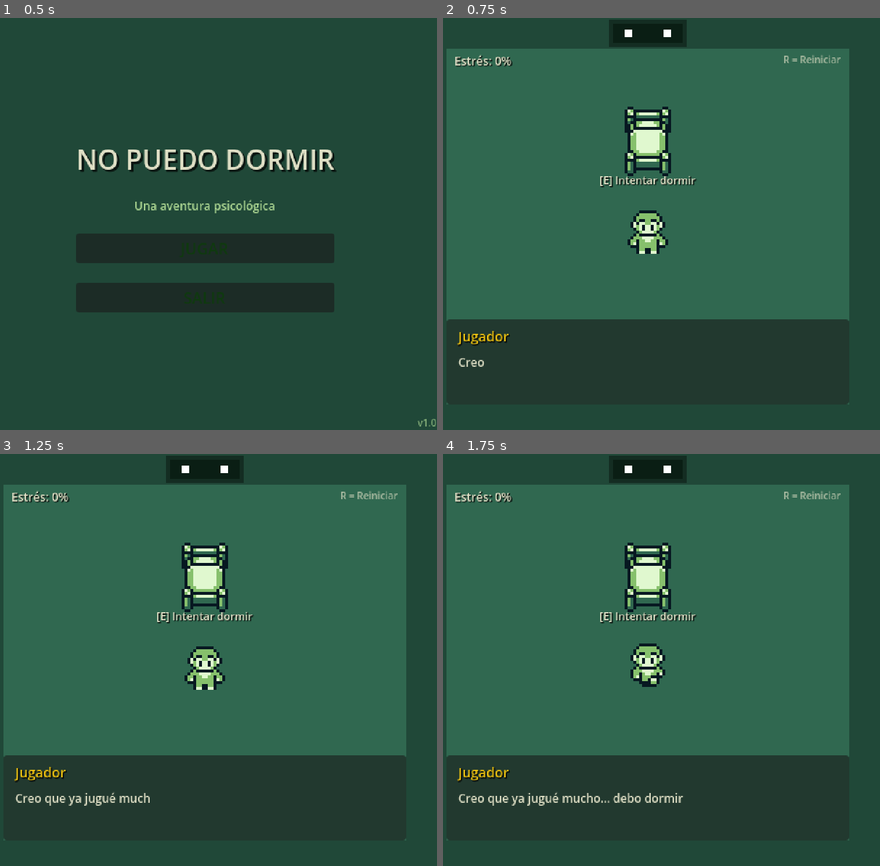
Above: before the commit, frames 1-4 (two rows, left to right).
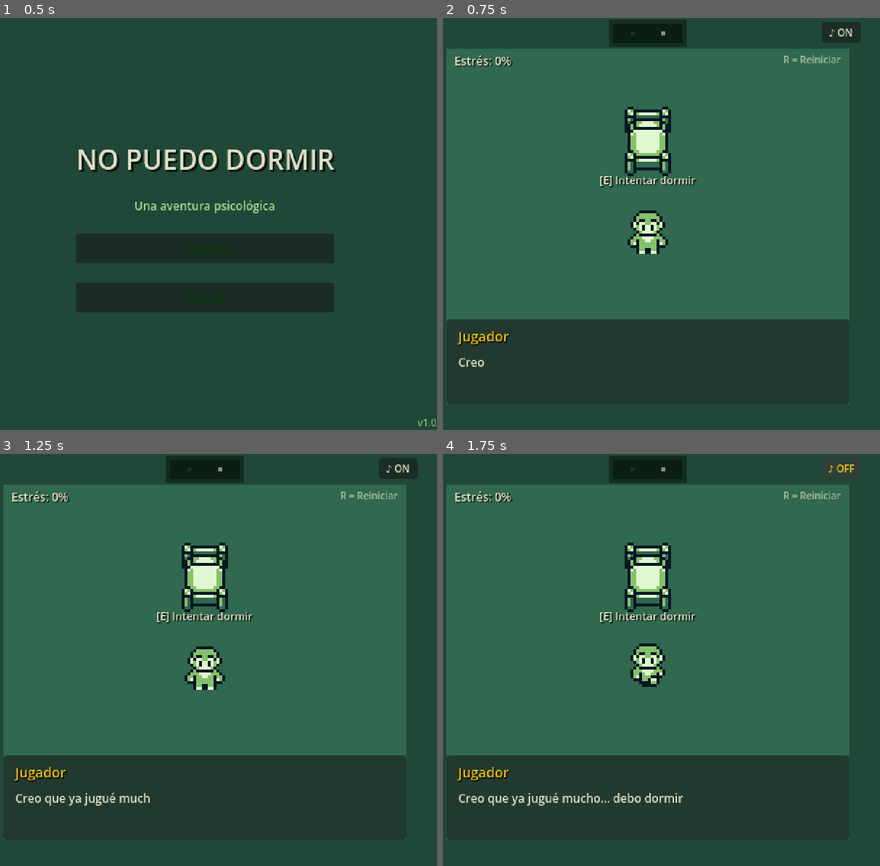
Above: after the commit, the same moments.

Repository: miguelFernandez98/bedroom-game
Game: Godot game, scene res://scenes/main_menu.tscn
The game is run twice, just before and just after one commit, with the same random seed, the same clock (stepped at 60 frames per second) and the same inputs.
Inputs (mouse positions are in pixels of both pictures, inside the frame that each line leads up to):
- Up to frame 1 (0.5 s): no input
- Up to frame 2 (0.75 s): click "JUGAR" at 0.5 s
- Up to frame 3 (1.25 s): no input
- Up to frame 4 (1.75 s): click (840, 470) at 1.25 s, where only the run after the commit has a clickable "♪ ON"

Frame 1 is identical in both runs. In frame 2, 0.5% of the frame differs, in the area x 41-96%, y 0-7%; in frame 3, 0.5%; in frame 4, 0.1%.

Commit message:
feat: audio system, window stars, forced snake, smaller eyes
- AudioManager: music loop at 50% volume with mute button
- Bed reacts angrily if you try to mute during punishment
- Punishment volume increase during snake minigame
- Window shows twinkling stars/dots until first snake game
- Window eyes much smaller (4x4px instead of 8x8px)
- Bed forces snake if player answers 2+ questions perfectly
- Only the Easter egg (throw bed through window) allows winning first try
- Player sprite override system for special scenes
- first_snake_completed tracked in GameManager

Diff:
--- a/scenes/game_room.tscn
+++ b/scenes/game_room.tscn
@@ -8,6 +8,7 @@
 [ext_resource type="SpriteFrames" path="res://assets/sprites/player.tres" id="6"]
 [ext_resource type="Texture2D" path="res://assets/sprites/player.png" id="7"]
 [ext_resource type="Script" path="res://scripts/window.gd" id="8"]
+[ext_resource type="Script" path="res://scripts/audio_manager.gd" id="9"]
 
 [sub_resource type="AtlasTexture" id="bed_closed"]
 atlas = ExtResource("7")
@@ -87,17 +88,17 @@
 color = Color(0.039, 0.118, 0.078, 1)
 
 [node name="EyeLeft" type="ColorRect" parent="Window"]
-offset_left = -24.0
-offset_top = -4.0
-offset_right = -16.0
-offset_bottom = 4.0
+offset_left = -18.0
+offset_top = -2.0
+offset_right = -14.0
+offset_bottom = 2.0
 color = Color(1, 1, 1, 1)
 
 [node name="EyeRight" type="ColorRect" parent="Window"]
-offset_left = 16.0
-offset_top = -4.0
-offset_right = 24.0
-offset_bottom = 4.0
+offset_left = 14.0
+offset_top = -2.0
+offset_right = 18.0
+offset_bottom = 2.0
 color = Color(1, 1, 1, 1)
 
 [node name="WindowTimer" type="Timer" parent="Window"]
@@ -206,8 +207,24 @@
 text = "R = Reiniciar"
 horizontal_alignment = 2
 
+[node name="MuteButton" type="Button" parent="HUD"]
+offset_left = 420.0
+offset_top = 4.0
+offset_right = 460.0
+offset_bottom = 20.0
+theme_override_font_sizes/font_size = 10
+theme_override_colors/font_color = Color(0.878, 0.878, 0.776, 1)
+theme_override_colors/font_hover_color = Color(0.945, 0.769, 0.059, 1)
+text = "♪ ON"
+
+[node name="BackgroundMusic" type="AudioStreamPlayer" parent="."]
+bus = "Master"
+
 [node name="SnakeMinigame" parent="." instance=ExtResource("5")]
 
+[node name="AudioManager" type="Node" parent="."]
+script = ExtResource("9")
+
 [node name="DialogueBox" parent="." instance=ExtResource("4")]
 
 [connection signal="timeout" from="Window/WindowTimer" to="Window" method="_on_timer_timeout"]
--- /dev/null
+++ b/scripts/audio_manager.gd
@@ -0,0 +1,77 @@
+extends Node
+
+signal mute_changed(is_muted: bool)
+
+var audio_player: AudioStreamPlayer = null
+var mute_button: Button = null
+var is_muted: bool = false
+var normal_volume: float = 0.5
+var current_volume: float = 0.5
+var punishment_volume: float = 1.0
+var is_punishing: bool = false
+var dialogue_manager: Node = null
+
+func _ready():
+	process_mode = Node.PROCESS_MODE_ALWAYS
+
+func setup(player_ref: AudioStreamPlayer, button_ref: Button, dm_ref: Node):
+	audio_player = player_ref
+	mute_button = button_ref
+	dialogue_manager = dm_ref
+	if audio_player:
+		audio_player.volume_db = linear_to_db(normal_volume)
+		audio_player.play()
+	if mute_button:
+		mute_button.pressed.connect(_on_mute_pressed)
+
+func _on_mute_pressed():
+	if not audio_player:
+		return
+
+	if is_punishing:
+		_bed_reacts_to_mute()
+		return
+
+	is_muted = not is_muted
+	if is_muted:
+		audio_player.volume_db = linear_to_db(0.0)
+		if mute_button:
+			mute_button.text = "♪ OFF"
+	else:
+		audio_player.volume_db = linear_to_db(normal_volume)
+		if mute_button:
+			mute_button.text = "♪ ON"
+	mute_changed.emit(is_muted)
+
+func _bed_reacts_to_mute():
+	if not dialogue_manager:
+		return
+
+	var react_dialogue = [
+		{"speaker": "Cama", "text": "¿Qué haces? ¿Quieres mutear la música?"},
+		{"speaker": "Cama", "text": "Tú no decides eso. Esto es MI juego."},
+		{"speaker": "Cama", "text": "...está bien, ponla. Pero si no la escuchas, no puedes quejarte de que no entiendes nada."},
+		{"speaker": "Cama", "text": "Además, ¿para qué lees los diálogos si no escuchas la música? Eso daña la inmersión."},
+		{"speaker": "Cama", "text": "Bueno... ya está al volumen normal. No la vuelvas a mutear."}
+	]
+	dialogue_manager.start_dialogue(react_dialogue)
+	dialogue_manager.dialogue_finished.connect(_on_react_finished, CONNECT_ONE_SHOT)
+
+func _on_react_finished():
+	is_muted = false
+	if audio_player:
+		audio_player.volume_db = linear_to_db(normal_volume)
+	if mute_button:
+		mute_button.text = "♪ ON"
+
+func start_punishment_volume():
+	is_punishing = true
+	if audio_player:
+		var tween = audio_player.create_tween()
+		tween.tween_property(audio_player, "volume_db", linear_to_db(punishment_volume), 0.3)
+
+func stop_punishment_volume():
+	is_punishing = false
+	if audio_player:
+		var tween = audio_player.create_tween()
+		tween.tween_property(audio_player, "volume_db", linear_to_db(normal_volume), 0.5)
--- a/scripts/game_manager.gd
+++ b/scripts/game_manager.gd
@@ -11,6 +11,7 @@
 var negative_answers: int = 0
 var is_game_over: bool = false
 var is_victory: bool = false
+var first_snake_completed: bool = false
 
 func _ready():
 	process_mode = Node.PROCESS_MODE_ALWAYS
@@ -58,6 +59,7 @@
 	negative_answers = 0
 	is_game_over = false
 	is_victory = false
+	first_snake_completed = false
 
 func get_stress_color() -> Color:
 	if stress_level < 30:
--- a/scripts/player.gd
+++ b/scripts/player.gd
@@ -5,6 +5,8 @@
 var facing_direction: String = "down"
 var is_moving: bool = false
 var can_move: bool = true
+var override_sprite: Texture2D = null
+var default_scale: Vector2 = Vector2(3, 3)
 
 @onready var sprite: AnimatedSprite2D = $Sprite2D
 
@@ -15,7 +17,14 @@
 func _physics_process(_delta: float):
 	if not can_move:
 		velocity = Vector2.ZERO
+		if override_sprite:
+			sprite.visible = false
+		else:
+			sprite.visible = true
 		return
+
+	sprite.visible = true
+	override_sprite = null
 
 	var input_dir := Vector2.ZERO
 
@@ -41,6 +50,17 @@
 		_play_idle_animation()
 
 	move_and_slide()
+
+func set_override_sprite(tex: Texture2D):
+	override_sprite = tex
+	if override_sprite:
+		sprite.visible = false
+	else:
+		sprite.visible = true
+
+func clear_override():
+	override_sprite = null
+	sprite.visible = true
 
 func _update_facing(dir: Vector2):
 	if dir.x == 0 and dir.y < 0:
--- a/scripts/room_controller.gd
+++ b/scripts/room_controller.gd
@@ -22,6 +22,9 @@
 var shrink_amount: float = 32.0
 var base_pitch: float = 1.0
 var pending_minigame: bool = false
+var consecutive_positive: int = 0
+var forced_snake_pending: bool = false
+var audio_manager: Node = null
 
 func _ready():
 	add_to_group("room_controller")
@@ -32,6 +35,10 @@
 	if has_node("SnakeMinigame"):
 		snake_minigame = $SnakeMinigame
 		snake_minigame.snake_game_completed.connect(_on_snake_completed)
+
+	audio_manager = get_node_or_null("AudioManager")
+	if audio_manager:
+		audio_manager.setup($BackgroundMusic, $HUD/MuteButton, dialogue_manager)
 
 	_save_original_positions()
 	_init_questions()
@@ -116,6 +123,7 @@
 
 func start_questions():
 	current_question_index = 0
+	consecutive_positive = 0
 	_show_question()
 
 func _show_question():
@@ -152,10 +160,16 @@
 	var correct = value >= q["positive_value"]
 
 	if correct:
+		consecutive_positive += 1
 		GameManager.add_positive_answer()
 	else:
+		consecutive_positive = 0
 		GameManager.add_negative_answer()
 		_shrink_room()
+		pending_minigame = true
+
+	if consecutive_positive >= 2 and not forced_snake_pending:
+		forced_snake_pending = true
 		pending_minigame = true
 
 	question_answered.emit(correct)
@@ -181,12 +195,36 @@
 func _on_dialogue_closed():
 	if pending_minigame:
 		pending_minigame = false
-		_start_punishment_minigame()
+		if forced_snake_pending:
+			forced_snake_pending = false
+			_start_forced_minigame()
+		else:
+			_start_punishment_minigame()
+	else:
+		_show_question()
+
+func _start_forced_minigame():
+	if snake_minigame:
+		if audio_manager and audio_manager.has_method("start_punishment_volume"):
+			audio_manager.start_punishment_volume()
+		if player:
+			player.set_can_move(false)
+		if dialogue_manager:
+			var taunt = [
+				{"speaker": "Cama", "text": "Sabes qué? Eres demasiado correcto. Me aburres."},
+				{"speaker": "Cama", "text": "Nadie es tan perfecto. O mientes o no tienes personalidad."},
+				{"speaker": "Cama", "text": "Vamos a jugar algo más divertido. Si ganas, tal vez te deje dormir."},
+				{"speaker": "Cama", "text": "Come las manzanas sin chocar. ¡Y no me decepciones!"}
+			]
+			dialogue_manager.start_dialogue(taunt)
+			dialogue_manager.dialogue_finished.connect(_on_taunt_finished, CONNECT_ONE_SHOT)
 	else:
 		_show_question()
 
 func _start_punishment_minigame():
 	if snake_minigame:
+		if audio_manager and audio_manager.has_method("start_punishment_volume"):
+			audio_manager.start_punishment_volume()
 		if player:
 			player.set_can_move(false)
 		if dialogue_manager:
@@ -207,6 +245,12 @@
 func _on_snake_completed(success: bool):
 	if player:
 		player.set_can_move(true)
+	GameManager.first_snake_completed = true
+	var window_node = get_node_or_null("Window")
+	if window_node and window_node.has_method("show_eyes"):
+		window_node.show_eyes()
+	if audio_manager and audio_manager.has_method("stop_punishment_volume"):
+		audio_manager.stop_punishment_volume()
 	if success:
 		if dialogue_manager:
 			dialogue_manager.start_dialogue([
--- a/scripts/window.gd
+++ b/scripts/window.gd
@@ -6,12 +6,26 @@
 
 var normal_color: Color = Color(1, 1, 1)
 var red_color: Color = Color(0.8, 0.1, 0.1)
+var star_color: Color = Color(0.878, 0.878, 0.776, 0.6)
 var is_red: bool = false
+var showing_stars: bool = true
+var star_phase: int = 0
 
 func _ready():
-	_set_eyes_color(normal_color)
+	eye_left.visible = false
+	eye_right.visible = false
+	timer.timeout.connect(_on_timer_timeout)
+
+func _process(_delta):
+	if showing_stars:
+		_animate_stars()
 
 func _on_timer_timeout():
+	if showing_stars:
+		timer.wait_time = randf_range(1.0, 2.5)
+		timer.start()
+		return
+
 	if randf() < 0.3:
 		is_red = true
 		_set_eyes_color(red_color)
@@ -25,3 +39,26 @@
 func _set_eyes_color(color: Color):
 	eye_left.color = color
 	eye_right.color = color
+
+func show_eyes():
+	showing_stars = false
+	eye_left.visible = true
+	eye_right.visible = true
+	_set_eyes_color(normal_color)
+	timer.wait_time = randf_range(2.0, 4.0)
+	timer.start()
+
+func _animate_stars():
+	star_phase = (star_phase + 1) % 3
+	match star_phase:
+		0:
+			eye_left.color = Color(0.878, 0.878, 0.776, 0.3)
+			eye_right.color = Color(0.878, 0.878, 0.776, 0.1)
+		1:
+			eye_left.color = Color(0.878, 0.878, 0.776, 0.1)
+			eye_right.color = Color(0.878, 0.878, 0.776, 0.6)
+		2:
+			eye_left.color = Color(0.878, 0.878, 0.776, 0.6)
+			eye_right.color = Color(0.878, 0.878, 0.776, 0.3)
+	eye_left.visible = true
+	eye_right.visible = true
Not shown: 1 places in scenes/game_room.tscn that only renumber resources
